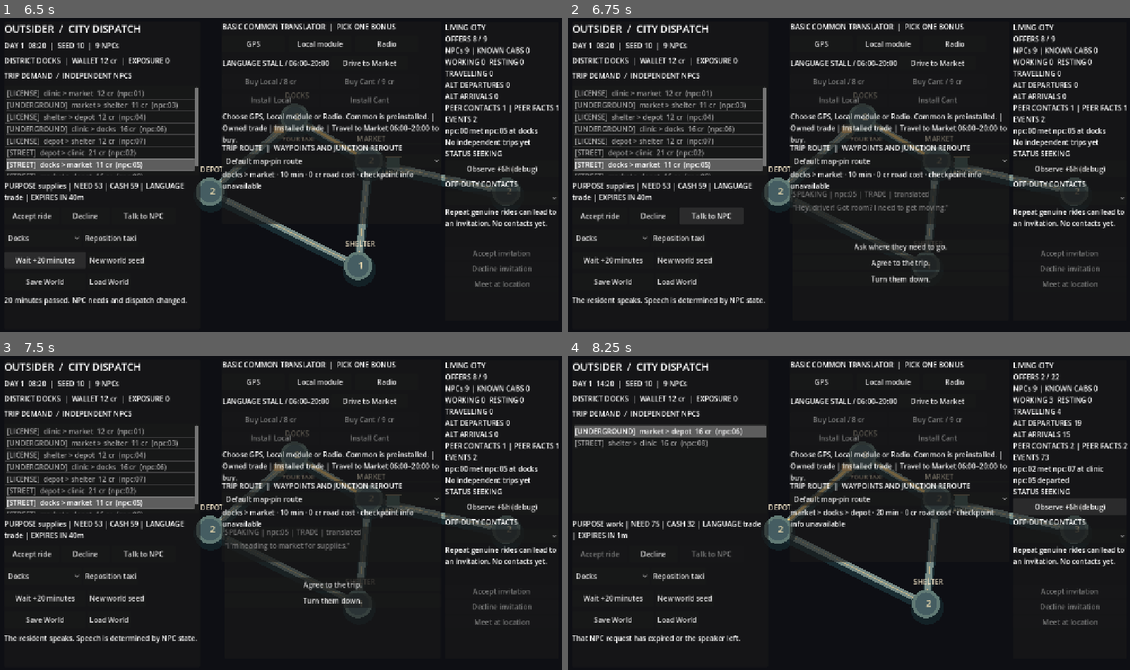
Above: before the commit, frames 1-4 (two rows, left to right).
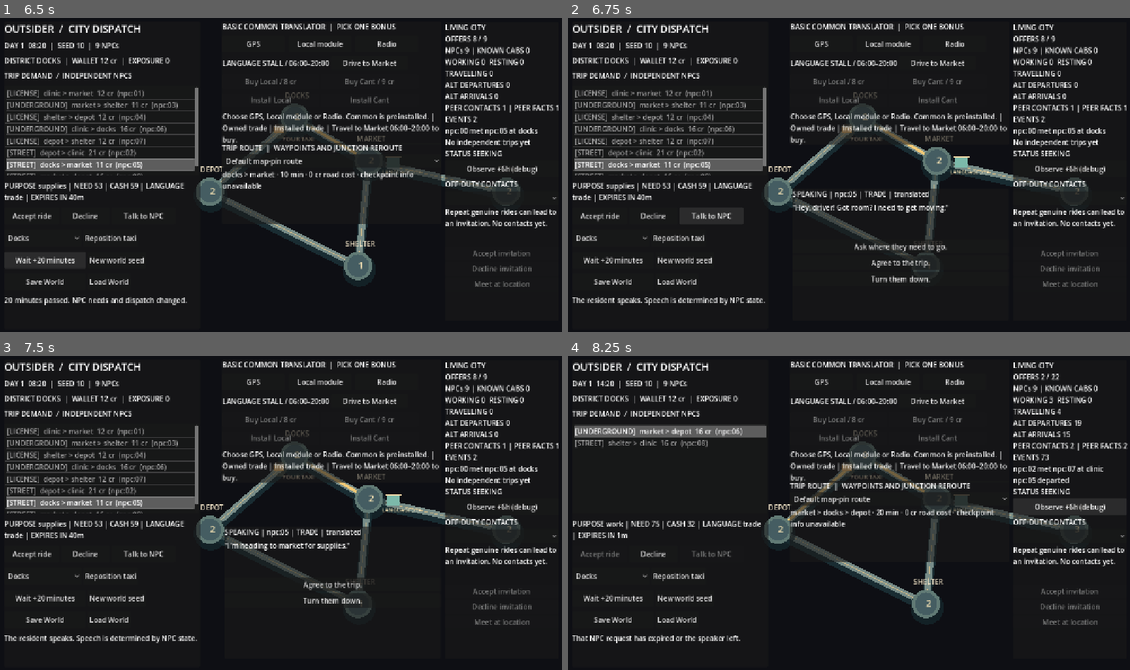
Above: after the commit, the same moments.

Repository: MohamedXIV/outsider-driver-2d
Game: Godot game, scene res://scenes/sandbox.tscn
Two runs of this game, one before a commit and one after it. Both use one fixed random seed, a clock stepped at 60 frames per second and the inputs below.
Inputs:
- Up to frame 1 (6.5 s): click "Accept ride" at 0.5 s; click "New world seed" at 1.25 s; click "Accept ride" at 2 s; click "New world seed" at 2.75 s; click "Decline" at 3.5 s; click "Docks" at 4.25 s; click "Reposition taxi" at 5 s; click "Wait +20 minutes" at 5.75 s
- Up to frame 2 (6.75 s): click "Talk to NPC" at 6.5 s
- Up to frame 3 (7.5 s): click "Ask where they need to go." at 7.25 s
- Up to frame 4 (8.25 s): click "Observe +6h (debug)" at 8 s

Frame 1 is identical in both runs. In frame 2, 2.7% of the frame differs, in the area x 39-79%, y 39-66%; in frame 3, 2.7%; in frame 4, nothing differs.

Commit message:
fix(ui): prevent expanded language panel occluding Ink and track actual rider-route button hitbox

Diff:
--- a/scripts/sandbox/sandbox_main.gd
+++ b/scripts/sandbox/sandbox_main.gd
@@ -12,6 +12,7 @@
 @onready var _clock: Label = $HUD/DockPanel/Content/Clock
 @onready var _world_info: Label = $HUD/WorldPanel/Content/WorldInfo
 @onready var _observe: Button = $HUD/WorldPanel/Content/Observe
+@onready var _route_panel: PanelContainer = $HUD/RoutePanel
 @onready var _via: OptionButton = $HUD/RoutePanel/Content/Via
 @onready var _route_preview: Label = $HUD/RoutePanel/Content/Preview
 @onready var _rider_info: Label = $HUD/RoutePanel/Content/RiderInfo
@@ -458,6 +459,9 @@
 		_gear_info.text += " | Travel to Market 06:00–20:00 to buy."
 	_render_meetings()
 	_dialogue_panel.visible = _conversation != null and not _meeting_panel.visible
+	# The equipment stall requires more vertical space; an active Ink or
+	# off-duty scene must never be occluded by the route controls.
+	_route_panel.visible = not _dialogue_panel.visible and not _meeting_panel.visible
 	for button in _dialogue_choices.get_children():
 		button.queue_free()
 	if _conversation != null:
@@ -580,6 +584,8 @@
 		"sandboxInstallCantPoint": _install_cant.get_global_rect().get_center(),
 		"sandboxCommonPoint": _request_common.get_global_rect().get_center(),
 		"sandboxMarketTravelPoint": _drive_market.get_global_rect().get_center(),
+		"sandboxHonorRiderPoint": _honor.get_global_rect().get_center(),
+		"sandboxRefuseRiderPoint": _refuse.get_global_rect().get_center(),
 		"sandboxDistrictPoint": _districts.get_global_rect().get_center(),
 		"sandboxRepositionPoint": _reposition.get_global_rect().get_center(),
 		"sandboxOfferTalkPoint": _talk.get_global_rect().get_center()
Not shown, changed: tests/web_sandbox_reroute.cjs
